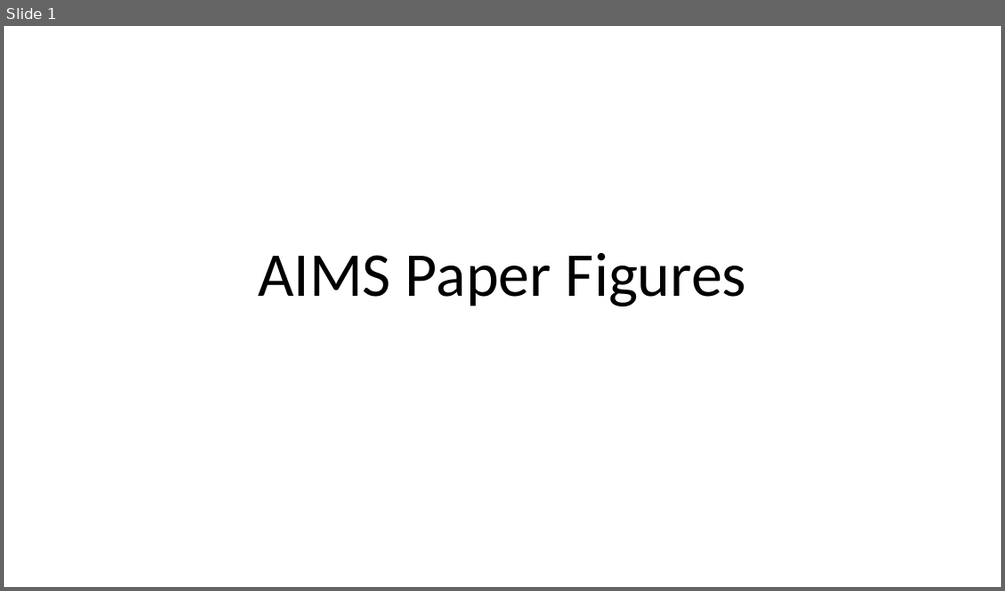
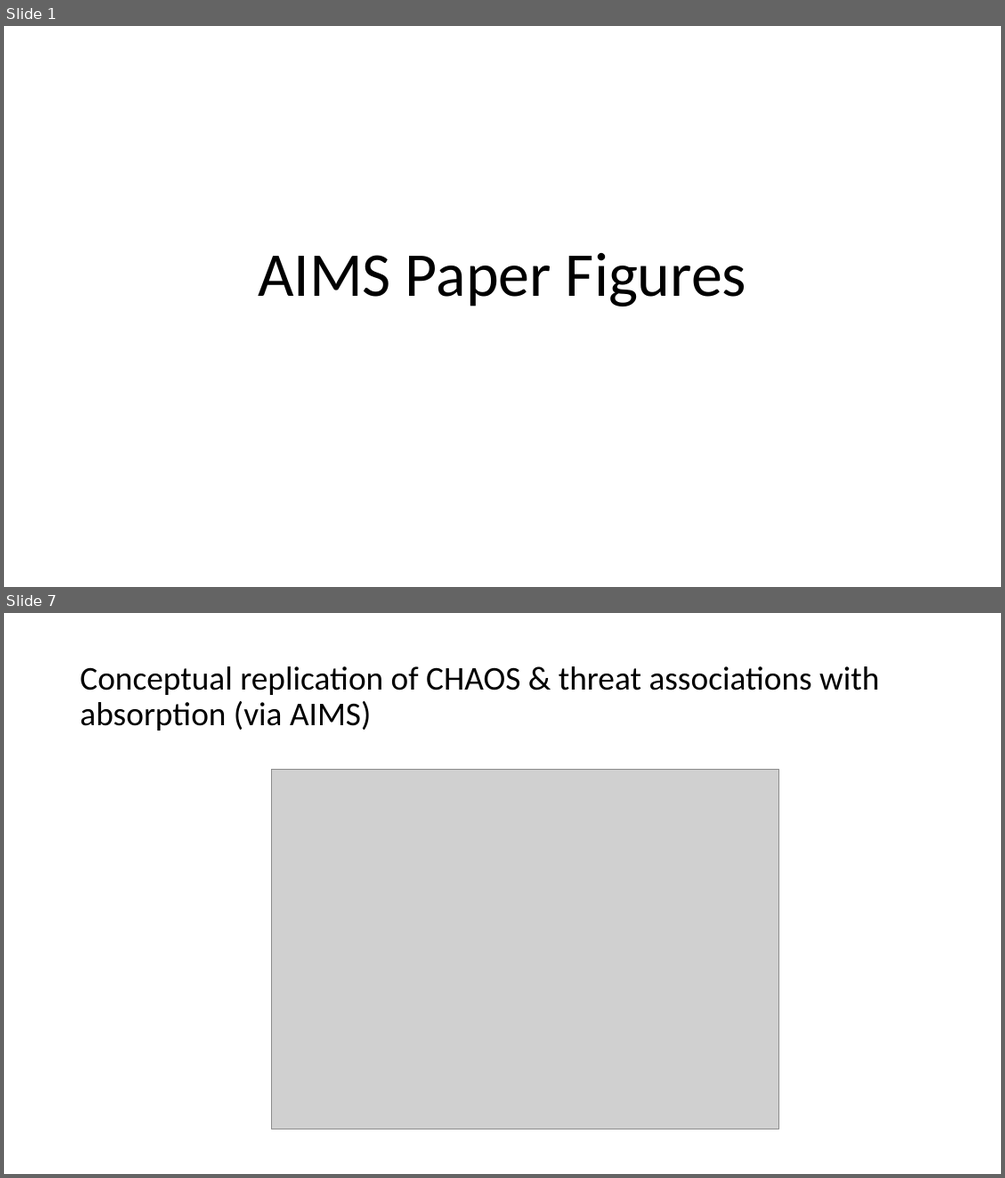
Before and after one commit to njk2136/TEAM, a slide deck: figures/AIMS_paper/AIMS_paperfigures.pptx. Shown one above the other, each under a label of ours: slide 1 before the commit, slides 1 and 7 after it; the slides between them are not shown. The pictures are 1005x591 and 1005x1178 pixels, drawn with LibreOffice and Linux fonts; fonts in the diff are those of the drawing; grey boxes stand for pictures. Boxes give left, top, right and bottom in pixels: in the first picture for what was removed or moved away, otherwise in the second. Text is boxed around its words. In the diff, an @@ line names an element or a change of style, - is before the commit and + after.

Commit message:
adding figures to slide deck for AIMS

```diff
--- a/figures/AIMS_paper/AIMS_paperfigures.pptx
+++ b/figures/AIMS_paper/AIMS_paperfigures.pptx
@@ slide 7 added at [4, 613, 1001, 1174], background #FFFFFF @@
@@ title added at [80, 666, 879, 730], 32 pt, text #000000 @@
+Conceptual replication of CHAOS & threat associations with absorption (via AIMS)
@@ picture added at [272, 769, 778, 1128] @@
```
Also in this commit, not shown: 7 other slides added.
